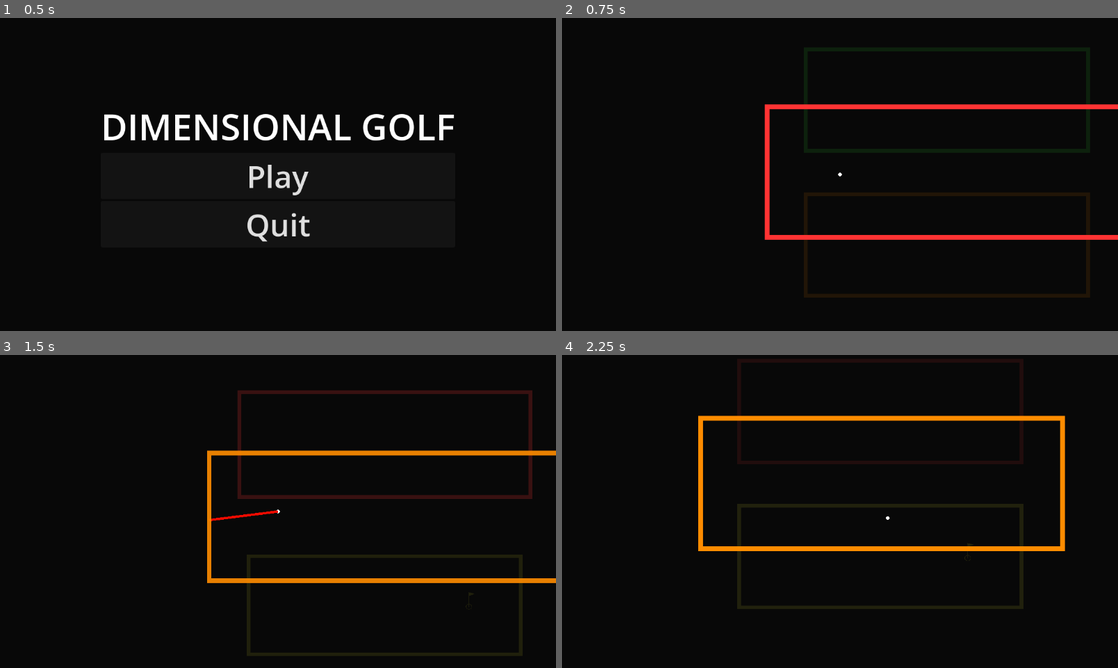
Above: before the commit, frames 1-4 (two rows, left to right).
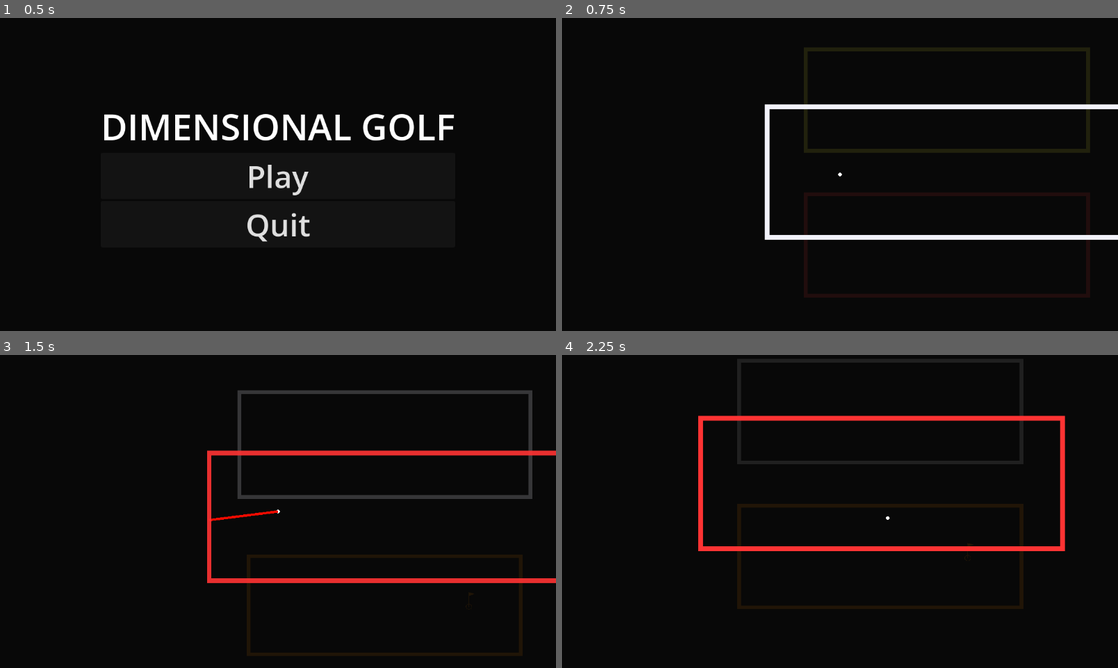
Above: after the commit, the same moments.

Repository: Renovare10/dimensional-golf
Game: Godot game, scene res://ui/MainMenu.tscn
Two runs of this game, one before a commit and one after it. Both use one fixed random seed, a clock stepped at 60 frames per second and the inputs below.
Inputs (mouse positions are in pixels of both pictures, inside the frame that each line leads up to):
- Up to frame 1 (0.5 s): no input
- Up to frame 2 (0.75 s): click "Play" at 0.5 s
- Up to frame 3 (1.5 s): tap Enter at 1.25 s; move the mouse to (400, 495) at 1.27 s; hold Q (switch_layer_next) from 1.28 s (still down); click (400, 495) at 1.42 s
- Up to frame 4 (2.25 s): release Q (switch_layer_next) at 2 s; drag from (728, 527) to (1029, 567) at 2.02 s

Frame 1 is identical in both runs. In frame 2, 2.5% of the frame differs, in the area x 36-100%, y 27-71%; in frame 3, 4.1%, in the area x 37-100%, y 11-73%; in frame 4, 2.9%.

Commit message:
Added font

Diff:
--- a/levels/level_01.tscn
+++ b/levels/level_01.tscn
@@ -12,6 +12,7 @@
 
 [node name="LayersContainer" type="Node2D" parent="." unique_id=1459958479]
 script = ExtResource("1_mllcm")
+dimension_colors = Array[Color]([Color(0.95, 0.95, 0.98, 1), Color(1, 0.2, 0.2, 1), Color(1, 0.55, 0, 1), Color(1, 1, 0.2, 1), Color(0.2, 1, 0.2, 1), Color(0.2, 0.65, 1, 1), Color(0.55, 0.1, 1, 1), Color(0.85, 0.1, 0.9, 1)])
 transition_time = 0.1
 
 [node name="Layer0" type="Node2D" parent="LayersContainer" unique_id=155930399]
Not shown, added: ui/fonts/OFL.txt
Binary file added: ui/fonts/PressStart2P-Regular.ttf
Not shown, added: ui/fonts/PressStart2P-Regular.ttf.import
